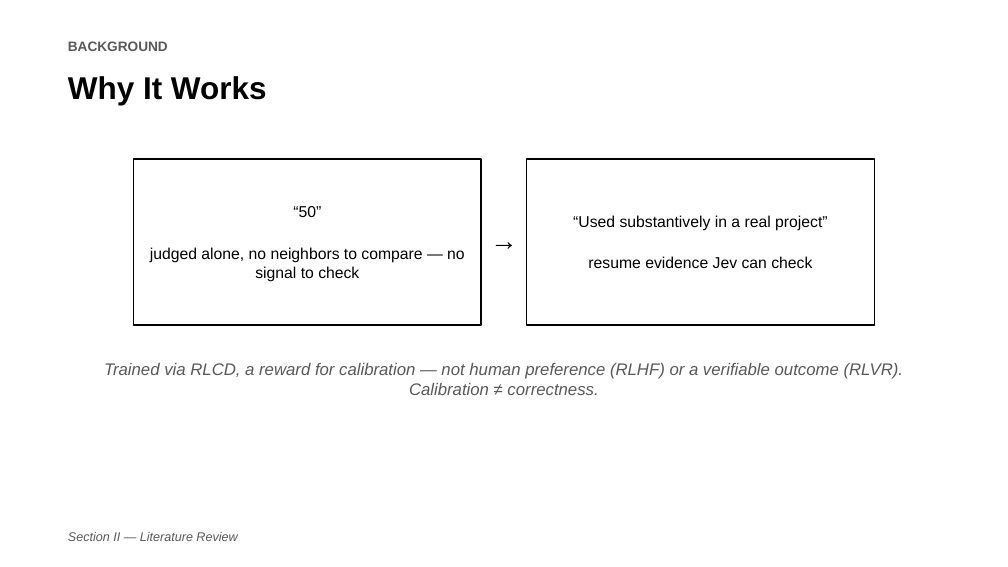
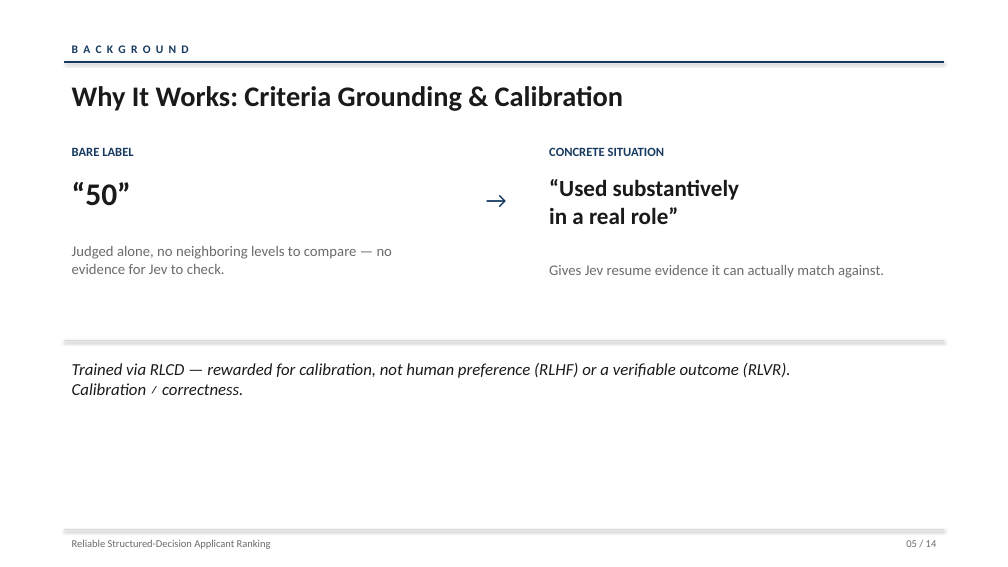
Before and after one commit to jessieangelicauni/hire-rank, a slide deck: slide 5 of docs/presentation/icaides2026_jev.pptx. Drawn at 1008x567 pixels with LibreOffice and Linux fonts; fonts in the diff are those of the drawing. Boxes give left, top, right and bottom in pixels: in the first picture for what was removed or moved away, otherwise in the second. Text is boxed around its words. In the diff, an @@ line names an element or a change of style, - is before the commit and + after.

```diff
--- a/docs/presentation/icaides2026_jev.pptx
+++ b/docs/presentation/icaides2026_jev.pptx
@@ text at <box>72,45,188,53</box>: text changed; size 13 to 11 pt; font Arial to Calibri; text colour #595959 to #163A5F @@
-BACKGROUND
+B A C K G R O U N D
@@ line added from (64, 62) to (944, 62), #163A5F 1.5 pt @@
@@ text at <box>72,86,623,111</box>: text changed; size 30 to 27 pt; font Arial to Calibri; text colour #000000 to #1A1A1A @@
-Why It Works
+Why It Works: Criteria Grounding & Calibration
@@ text added at <box>72,147,133,156</box>, 12 pt, text #163A5F, bold @@
+BARE LABEL
@@ text added at <box>549,147,664,156</box>, 12 pt, text #163A5F, bold @@
+CONCRETE SITUATION
@@ rectangle removed at <box>527,159,875,325</box> @@
-“Used substantively in a real project”
-resume evidence Jev can check
@@ text added at <box>549,179,739,224</box>, 22 pt, text #1A1A1A, bold @@
+“Used substantively
+in a real role”
@@ text added at <box>72,182,131,206</box>, 30 pt, text #1A1A1A, bold @@
+“50”
@@ text "→": place and size @@
-text "→" at <box>482,219,527,265</box>
+text "→" at <box>478,181,516,212</box>
@@ text "→" at <box>478,181,516,212</box>: size 26 to 22 pt, font Arial to Calibri, text colour #000000 to #163A5F @@
@@ text "Judged alone, no neighboring levels ...": place and size @@
-text "Judged alone, no neighboring levels ..." at <box>134,159,482,325</box>
+text "Judged alone, no neighboring levels ..." at <box>72,246,392,274</box>
@@ text "Judged alone, no neighboring levels ..." at <box>72,246,392,274</box>: vertical alignment middle to top; outline #000000 1.5 pt to none @@
@@ text at <box>72,246,392,274</box>: text changed; size 15 to 14 pt; font Arial to Calibri; text colour #000000 to #6B6B6B @@
-“50”
-judged alone, no neighbors to compare — no signal to check
+Judged alone, no neighboring levels to compare — no evidence for Jev to check.
@@ text added at <box>549,265,884,278</box>, 14 pt, text #6B6B6B @@
+Gives Jev resume evidence it can actually match against.
@@ line added from (64, 340) to (944, 340), #D9D9D9 1 pt @@
@@ text at <box>72,363,791,395</box>: text changed; font Arial to Calibri; text colour #595959 to #1A1A1A @@
-Trained via RLCD, a reward for calibration — not human preference (RLHF) or a verifiable outcome (RLVR). Calibration ≠ correctness.
+Trained via RLCD — rewarded for calibration, not human preference (RLHF) or a verifiable outcome (RLVR). Calibration ≠ correctness.
@@ line added from (64, 529) to (944, 529), #D9D9D9 0.75 pt @@
@@ text removed at <box>68,532,237,541</box> @@
-Section II — Literature Review
@@ text added at <box>72,540,271,549</box>, 10 pt, text #6B6B6B @@
+Reliable Structured-Decision Applicant Ranking
@@ text added at <box>906,540,937,547</box>, 10 pt, text #6B6B6B @@
+05 / 14
```
Also in this commit, not shown: 9 other slides changed, 4 slides added, 4 slides removed, 7 other files.
